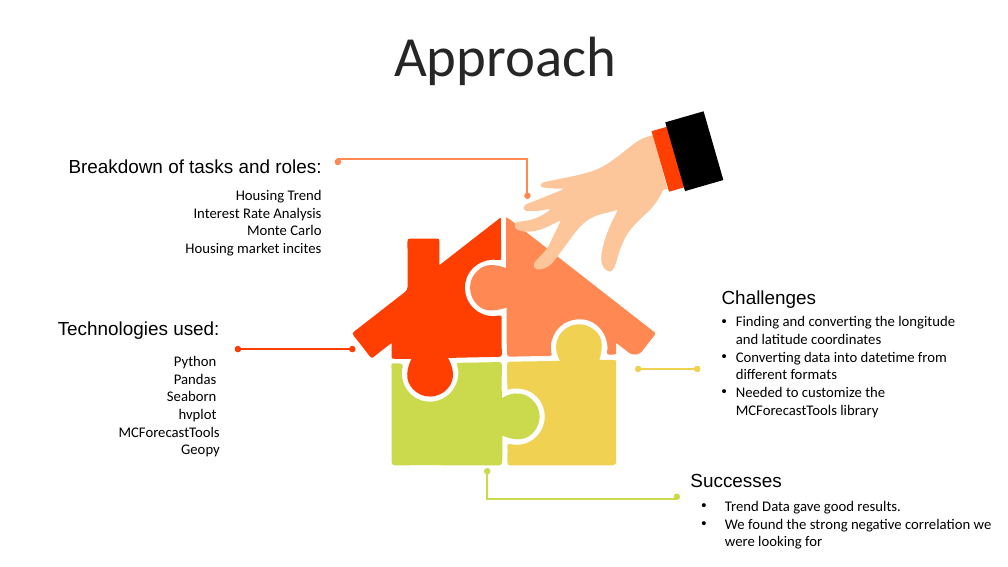
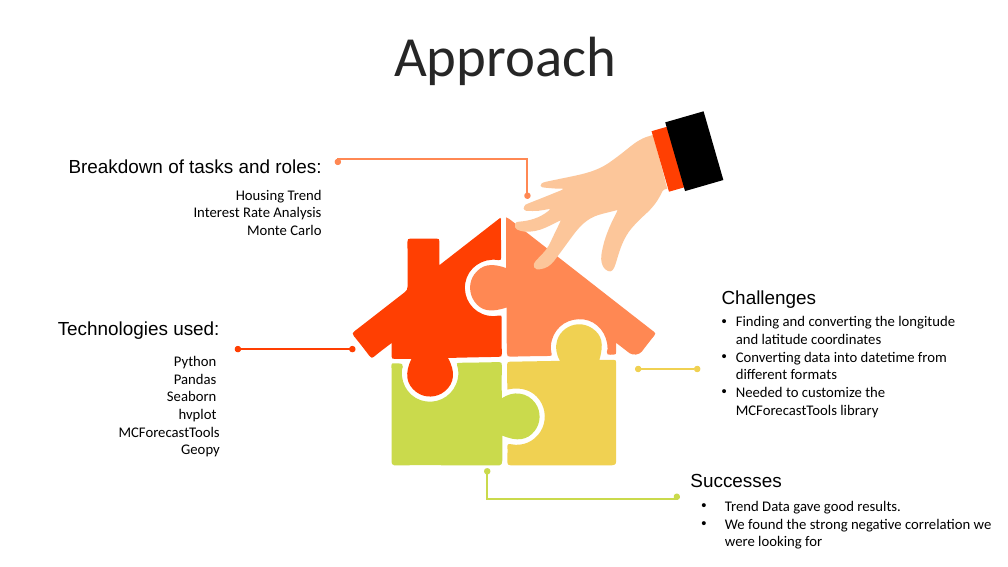
Before and after one commit to JamieMellway/FintechBootcampProject1, a slide deck: slide 5 of Presentation.pptx. Drawn at 1008x567 pixels with LibreOffice and Linux fonts; fonts in the diff are those of the drawing. Boxes give left, top, right and bottom in pixels: in the first picture for what was removed or moved away, otherwise in the second. Text is boxed around its words. In the diff, an @@ line names an element or a change of style, - is before the commit and + after.

```diff
--- a/Presentation.pptx
+++ b/Presentation.pptx
@@ text at bbox=[185, 242, 322, 256]: paragraph removed @@
-  Housing market incites
```
Also in this commit, not shown: 2 other slides changed.
